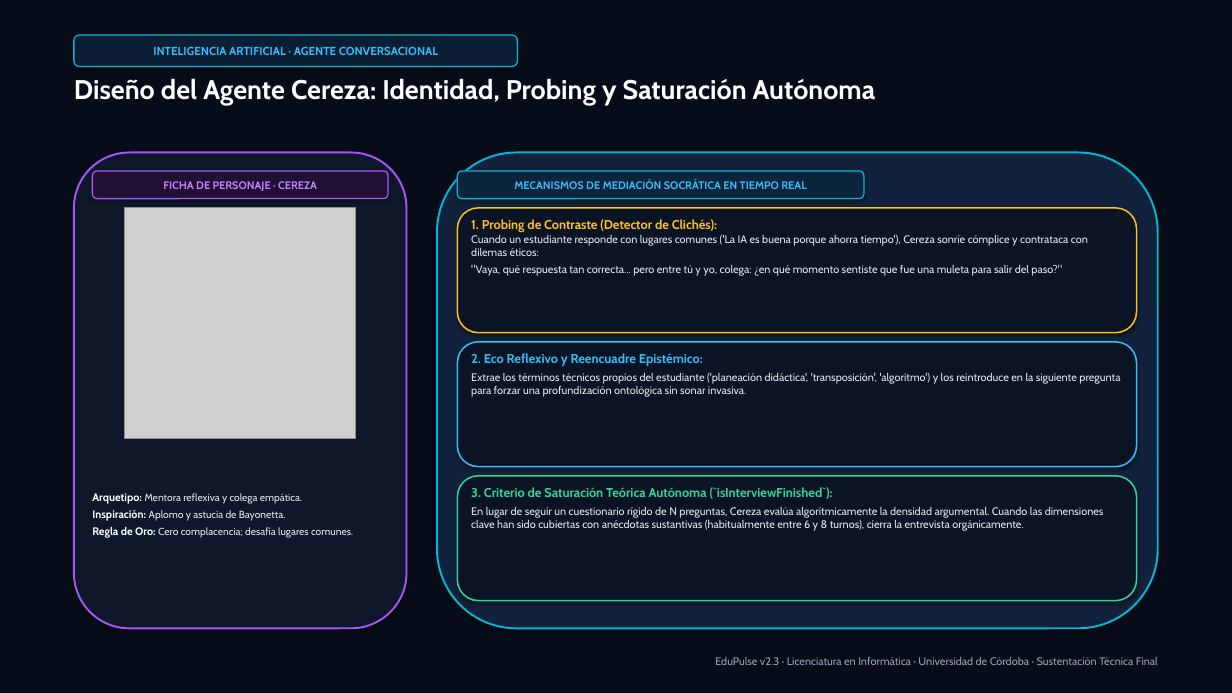
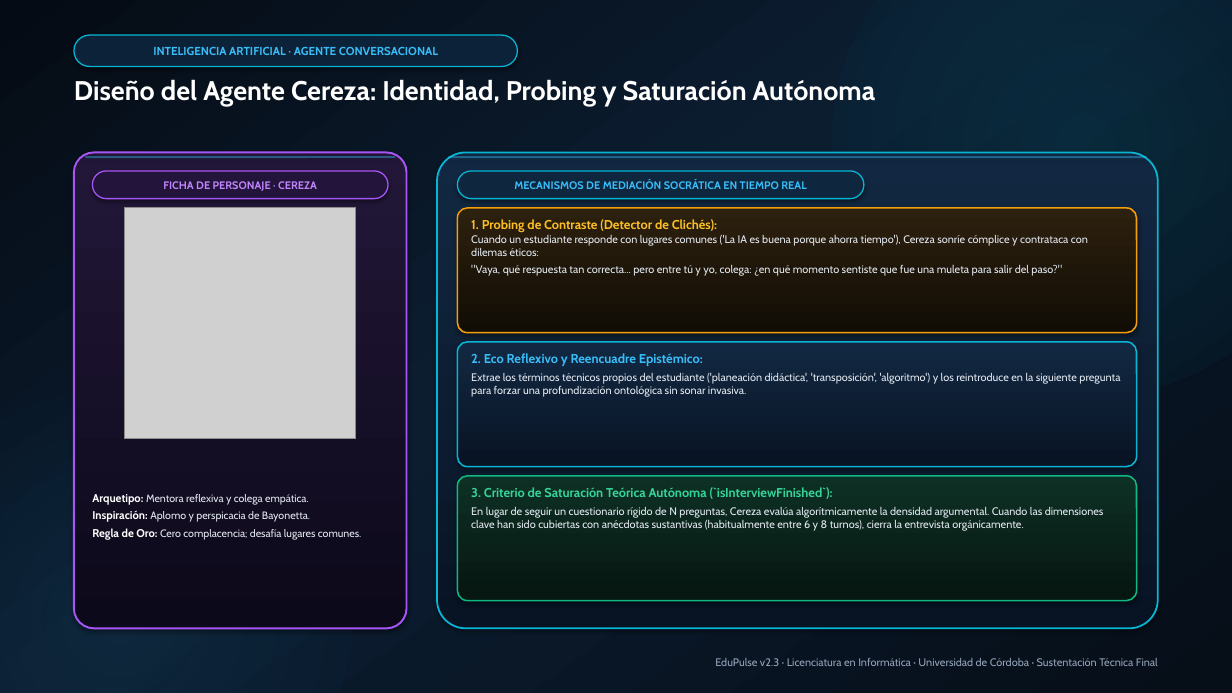
Before and after one commit to JoseDanielDurango/EduPulse, a slide deck: slide 6 of documentation/resources/EduPulse_Development_and_Design_Final.pptx. Drawn at 1232x693 pixels with LibreOffice and Linux fonts; fonts in the diff are those of the drawing; grey boxes stand for pictures. Boxes give left, top, right and bottom in pixels: in the first picture for what was removed or moved away, otherwise in the second. Text is boxed around its words. In the diff, an @@ line names an element or a change of style, - is before the commit and + after.

Commit message:
style: elevate presentation design with unified soft rounded edges, Frutiger Aero gradients and polished typography

```diff
--- a/documentation/resources/EduPulse_Development_and_Design_Final.pptx
+++ b/documentation/resources/EduPulse_Development_and_Design_Final.pptx
@@ rectangle at (0,0,1232,693): fill #070D18 to gradient #050B14 to #0C1D30 to #060E18; outline #070D18 0.75 pt to none @@
@@ ellipse added at (832,0,1232,397), fill gradient #06B6D4 @@
@@ rounded rectangle "INTELIGENCIA ARTIFICIAL · AGENTE CONVERSACIONAL" at (74,35,518,67): fill #0C1E34 to #0C2238; proportions changed @@
@@ rounded rectangle at (74,152,407,628): fill #0E182A to gradient #221738 to #0C091A; proportions changed @@
@@ rounded rectangle added at (85,156,396,158), fill #38BDF8 at 40% opacity @@
@@ rounded rectangle "FICHA DE PERSONAJE · CEREZA" at (92,171,388,199): fill #201034 to #22143A; proportions changed @@
@@ rounded rectangle at (437,152,1158,628): fill #13223C to gradient #122842 to #081424; outline #06B6D4 1.5 pt to #06B6D4 1.4 pt; proportions changed @@
@@ rounded rectangle added at (448,156,1147,158), fill #38BDF8 at 40% opacity @@
@@ rounded rectangle "MECANISMOS DE MEDIACIÓN SOCRÁTICA EN ..." at (457,171,864,199): fill #0C243C to #0E263E; proportions changed @@
@@ rounded rectangle at (457,208,1137,333): fill #0B1424 to gradient #2C200E to #120D05; outline #FBBF24 1.2 pt to #F59E0B 1.2 pt; proportions changed @@
@@ rounded rectangle at (457,342,1137,467): fill #0B1424 to gradient #122842 to #081424; outline #38BDF8 1.2 pt to #06B6D4 1.2 pt; proportions changed @@
@@ ellipse added at (0,388,351,693), fill gradient #38BDF8 @@
@@ rounded rectangle at (457,476,1137,601): fill #0B1424 to gradient #0E3024 to #061610; outline #34D399 1.2 pt to #10B981 1.2 pt; proportions changed @@
@@ text at (92,494,361,540): size 8.5 to 8.8 pt in "Arquetipo:", "Regla de Oro:"; size 8 to 8.3 pt in "Mentora reflexiva y colega empática.", "Cero complacencia; desafía lugares comunes." @@
@@ text at (92,510,310,522): text changed; size 8 to 8.3 pt @@
-Inspiración: Aplomo y astucia de Bayonetta.
+Inspiración: Aplomo y perspicacia de Bayonetta.
```
Also in this commit, not shown: 13 other slides changed, 2 other files.
